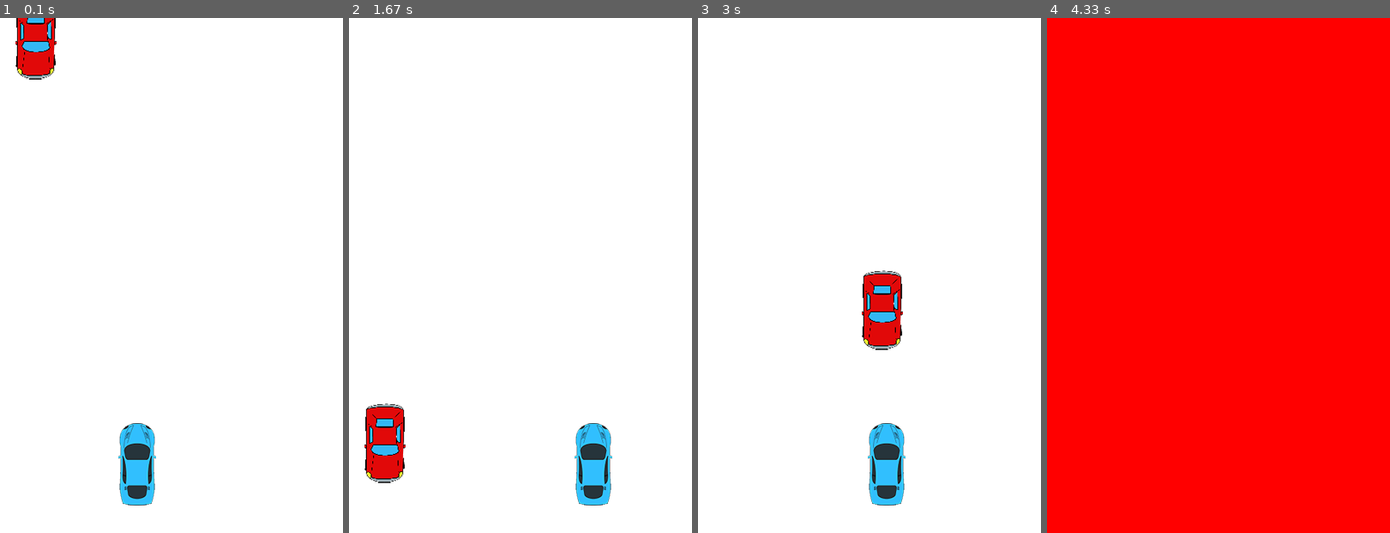
Above: before the commit, frames 1-4 (left to right).
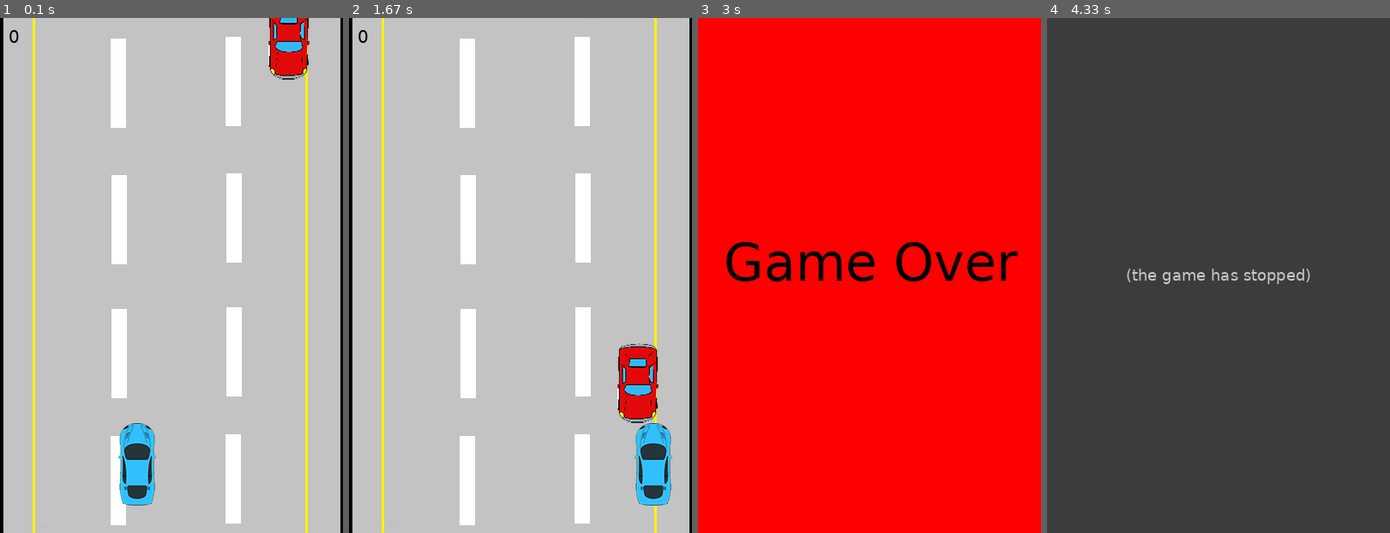
Above: after the commit, the same moments.

Repository: caioopra/Programming-leassons
Game: pygame game, started from pygame/projeto_exemplo/app.py
Same seed, same stepped clock (60 frames per second), same inputs: the game is played once before the commit and once after it.
Inputs:
- Up to frame 1 (0.1 s): no input
- Up to frame 2 (1.67 s): hold Right 0.33-0.8 s; hold Right 0.83-1.3 s; hold Left from 1.33 s (still down)
- Up to frame 3 (3 s): release Left at 1.87 s
- Up to frame 4 (4.33 s): no input

The runs differ from the first frame. In frame 1, 92% of the frame differs, in the area x 0-100%, y 0-100%; in frame 2, 94%; in frame 3, 100%; in frame 4, 100%.
After the commit the program exited at 3.92 s; later frames show no game.

Commit message:
Pygame basic tutorial part 2 and 3

Diff:
--- a/pygame/projeto_exemplo/Enemy.py
+++ b/pygame/projeto_exemplo/Enemy.py
@@ -1,13 +1,20 @@
 import pygame
 from pygame.locals import *
-import random
+from random import randint
+
 
 class Enemy(pygame.sprite.Sprite):
     def __init__(self, screen_width: int, speed: int):
         super().__init__()
         self.__image = pygame.image.load("Enemy.png")
-        self.__rect = self.__image.get_rect()  # define bordas do sprite (retangulo do tamanho da imagem)
-        self.__rect.center = (random.randint(40, screen_width-40), 0)  # define posicao inicial para o retangulo
+        self.__screen_width = screen_width
+        self.__rect = (
+            self.__image.get_rect()
+        )  # define bordas do sprite (retangulo do tamanho da imagem)
+        self.__rect.center = (
+            randint(40, self.screen_width - 40),
+            0,
+        )  # define posicao inicial para o retangulo
         self.__speed = speed
 
     @property
@@ -22,9 +29,13 @@
     def speed(self):
         return self.__speed
 
+    @property
+    def screen_width(self):
+        return self.__screen_width
+
     def move(self):
         self.rect.move_ip(0, self.speed)
 
-        if (self.rect.bottom > 600):
+        if self.rect.bottom > 600:
             self.rect.top = 0
-            self.rect.center = (random.randint(30, 370), 0)
+            self.rect.center = (randint(30, 370), 0)
--- a/pygame/projeto_exemplo/Player.py
+++ b/pygame/projeto_exemplo/Player.py
@@ -1,7 +1,6 @@
 import pygame
 from pygame.locals import *
-import random
-import os
+
 
 class Player(pygame.sprite.Sprite):
     def __init__(self, screen_width: int):
--- a/pygame/projeto_exemplo/app.py
+++ b/pygame/projeto_exemplo/app.py
@@ -11,61 +11,84 @@
 FPS_VALUE = 60
 FPS = pygame.time.Clock()
 
+# ? definicao das cores
 BLUE = (0, 0, 255)
 RED = (255, 0, 0)
 GREEN = (0, 255, 0)
 BLACK = (0, 0, 0)
 WHITE = (255, 255, 255)
 
-# Screen information
+# ? informacoes sobre a tela e jogo
 SCREEN_WIDTH = 400
 SCREEN_HEIGHT = 600
 SPEED = 5
+SCORE = 0
 
-# tela
+# ? configuracao fontes
+font = pygame.font.SysFont("Verdana", 60)
+font_small = pygame.font.SysFont("Verdana", 20)
+game_over = font.render("Game Over", True, BLACK)  # cria grafico para a font escolhida
+
+# ? tela
+background = pygame.image.load("AnimatedStreet.png")
+
+# tela em branco
 DISPLAY_SURF = pygame.display.set_mode((SCREEN_WIDTH, SCREEN_HEIGHT))
 DISPLAY_SURF.fill(WHITE)
 pygame.display.set_caption("Game")
 
+# ? cria objetos do jogo
 player = Player(SCREEN_WIDTH)
 enemy1 = Enemy(SCREEN_WIDTH, SPEED)
 
-# create sprites groups
+# ? cria grupos de sprites
+# uso de sprites e mais facil de gerenciar e acessar
 enemies = pygame.sprite.Group()
 enemies.add(enemy1)
 
 all_sprites = pygame.sprite.Group()
 all_sprites.add(player)
-all_sprites.add(enemy1)
+all_sprites.add(enemy1)  # .add(obj) adiciona no sprite.Group()
 
-# adicionar novo User Event
+# ? adicionar novo User Event
+# evento chamado INC_SPEED usando .USEREVENT e adiciona 1 para ter id unica
 INC_SPEED = pygame.USEREVENT + 1
-pygame.time.set_timer(INC_SPEED, 1000)
+pygame.time.set_timer(INC_SPEED, 1000)  # chama evento INC_SPEED a cada 1000 ms = 1s
 
+# Game Loop
 while True:
     # percorre eventos
     for event in pygame.event.get():
         if event.type == INC_SPEED:
-            SPEED += 2
+            SPEED += 0.5
 
         if event.type == QUIT:
             pygame.quit()
             sys.exit()
 
-    DISPLAY_SURF.fill(WHITE)
+    DISPLAY_SURF.blit(background, (0, 0))
+    # renderiza fonte do score, precisa rodar dentro do game loop porque atualiza seu valor
+    # fonte do game_over fica fora para evitar problema de performance
+    scores = font_small.render(str(SCORE), True, BLACK)
+    DISPLAY_SURF.blit(scores, (10, 10))  # fonte, posicao
 
-    # move e redesenha todos sprites
+    # ? move e redesenha todos sprites
     for entity in all_sprites:
         DISPLAY_SURF.blit(entity.image, entity.rect)  # desenha
-        entity.move()
+        entity.move()  # nesse caso, como todos inimigos possuem move(), faz cada um se mover
 
-    # roda quando ocorre colisão entre Player e Inimigo
+    # ? roda quando ocorre colisão entre Player e Inimigo
+    # spritecollideany(sprite, SpriteGroup) -> ve se o primeiro esta colidindo com algum do grupo
     if pygame.sprite.spritecollideany(player, enemies):
-        DISPLAY_SURF.fill(RED)
+        pygame.mixer.Sound("crash.wav").play()
+        sleep(0.5)
+
+        DISPLAY_SURF.fill(RED)  # preenche a tela em vermelho
+        DISPLAY_SURF.blit(game_over, (30, 250))
         pygame.display.update()
 
         for entity in all_sprites:
-            entity.kill()
+            entity.kill()  # encerra os sprites e os tira do grupo
 
         sleep(2)
         pygame.quit()
Not shown, changed: pygame/notes.txt
Binary file added: pygame/projeto_exemplo/AnimatedStreet.png
Not shown, added: pygame/projeto_exemplo/background.wav
Not shown, added: pygame/projeto_exemplo/crash.wav
